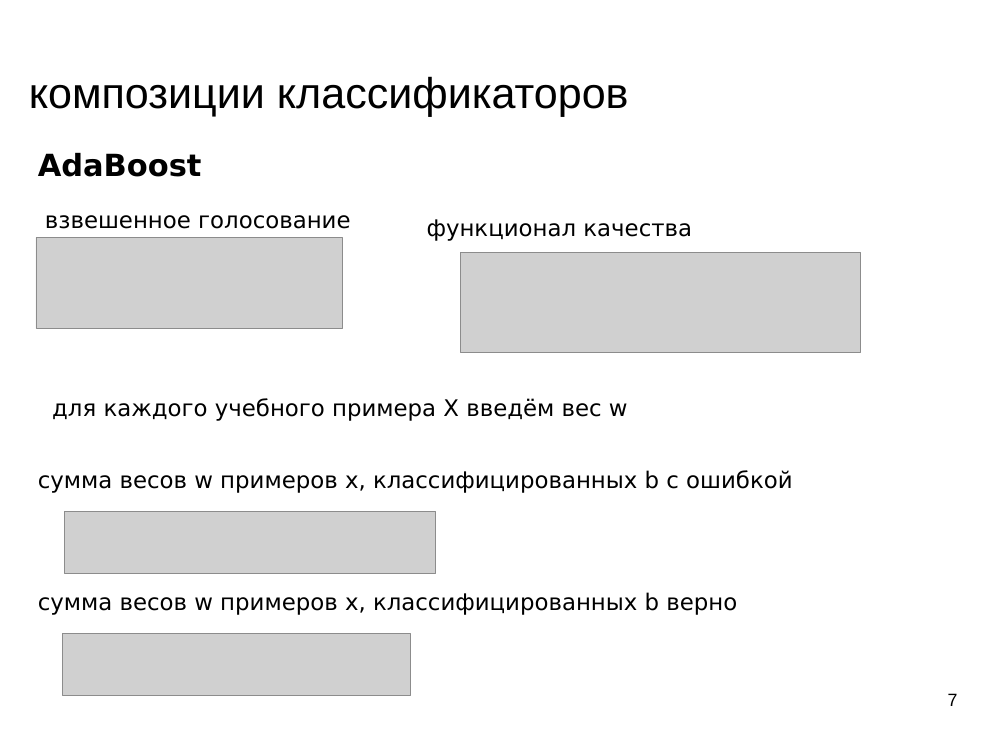
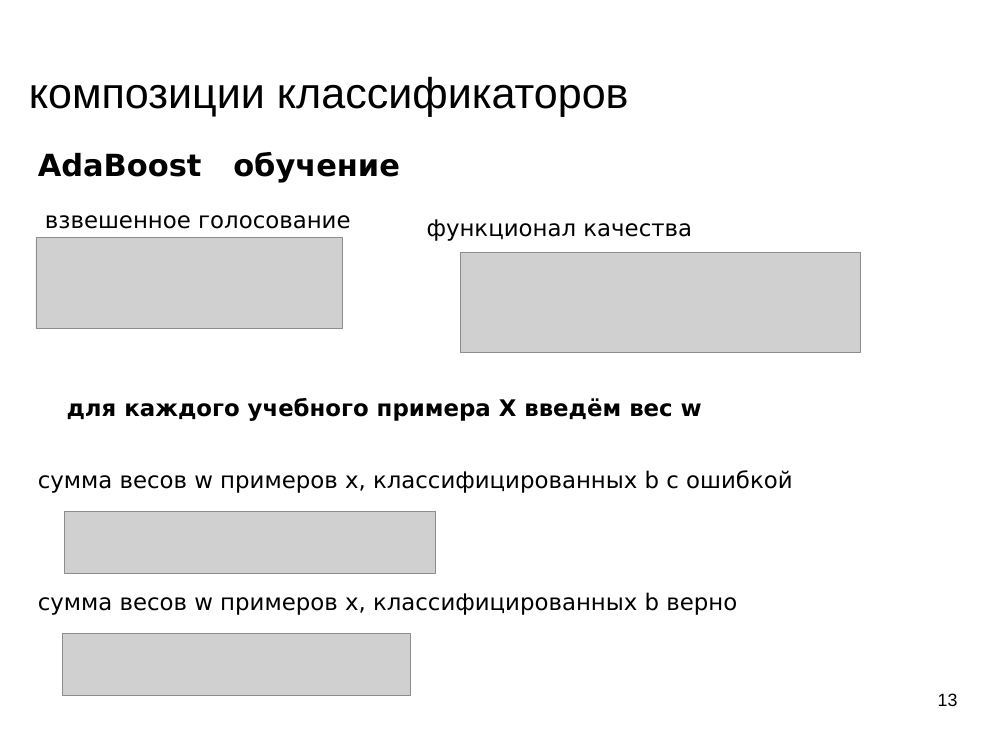
Before and after one commit to mechanoid5/ml_lectorium_legacy, a slide deck: slide 13 of 11-boost.odp (slide 7 before the commit). Drawn at 1008x756 pixels with LibreOffice and Linux fonts; fonts in the diff are those of the drawing; grey boxes stand for pictures; background and template pictures are left out. Boxes give left, top, right and bottom in pixels: in the first picture for what was removed or moved away, otherwise in the second. Text is boxed around its words. In the diff, an @@ line names an element or a change of style, - is before the commit and + after.

```diff
--- a/11-boost.odp
+++ b/11-boost.odp
@@ text at <box>38,152,400,182</box>: text changed @@
-AdaBoost
+AdaBoost обучение
@@ text "для каждого учебного примера X ...": place and size @@
-text "для каждого учебного примера X ..." at <box>52,398,628,421</box>
+text "для каждого учебного примера X ..." at <box>67,398,702,421</box>
@@ text "для каждого учебного примера X ..." at <box>67,398,702,421</box>: bold on @@
@@ page number at <box>938,693,958,706</box>: text changed @@
-7
+13
```
Also in this commit, not shown: 10 other slides changed, 13 slides added, 1 other file.
